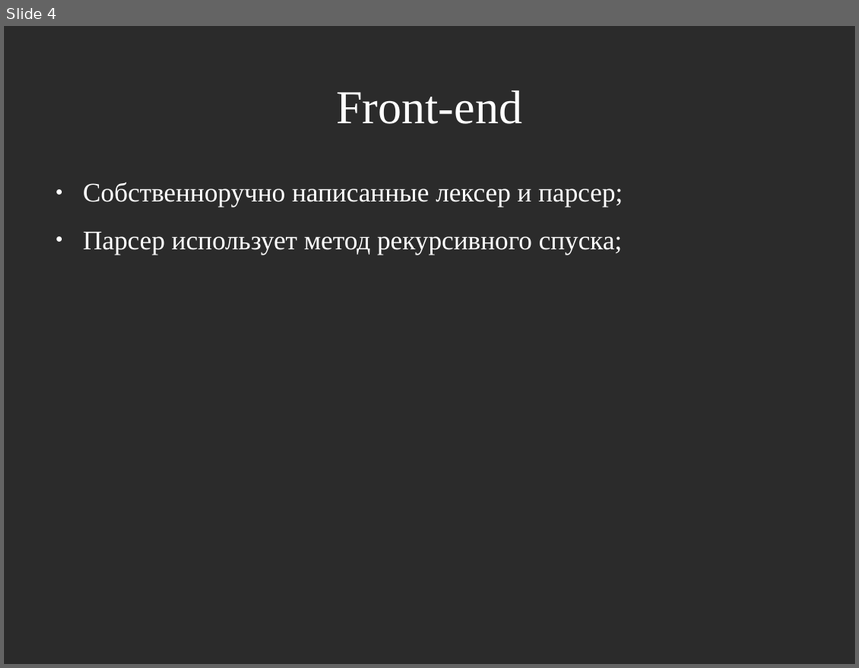
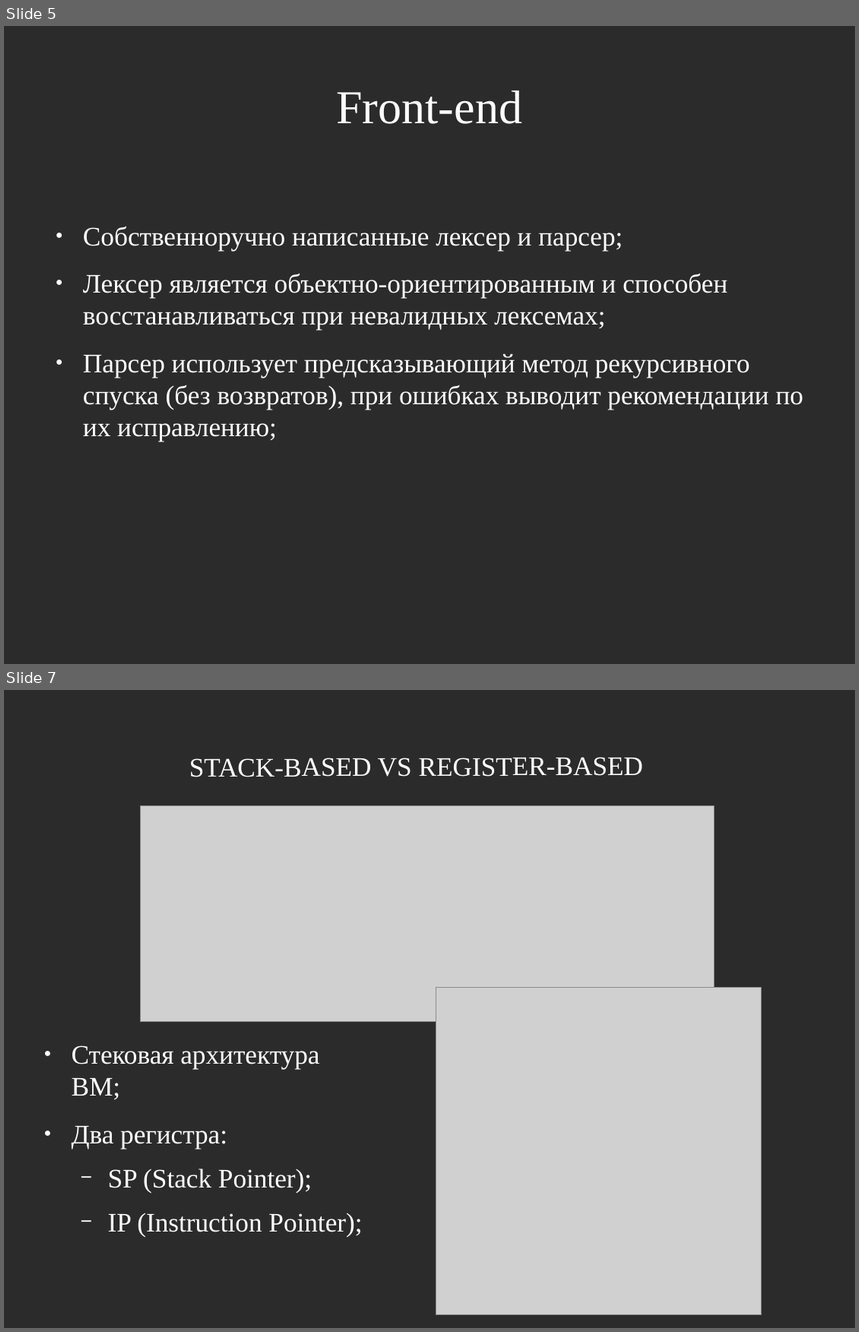
Before and after one commit to masyagin1998/GCI, a slide deck: docs/presentation.odp. Shown one above the other, each under a label of ours: slide 4 before the commit, slides 5 and 7 after it; the slides between them are not shown. The pictures are 859x668 and 859x1332 pixels, drawn with LibreOffice and Linux fonts; fonts in the diff are those of the drawing; grey boxes stand for pictures; background and template pictures are left out; a plain dark background stands for a picture behind light text. Boxes give left, top, right and bottom in pixels: in the first picture for what was removed or moved away, otherwise in the second. Text is boxed around its words. In the diff, an @@ line names an element or a change of style, - is before the commit and + after.

```diff
--- a/docs/presentation.odp
+++ b/docs/presentation.odp
@@ slide 7 added at (4, 690, 855, 1328), background picture (left out) @@
@@ text added at (189, 757, 643, 777), 25 pt, text #FFFFFF @@
+STACK-BASED VS REGISTER-BASED
@@ picture added at (140, 806, 715, 1022) @@
@@ picture added at (436, 988, 762, 1315) @@
@@ text added at (72, 1046, 362, 1237), 25 pt, text #FFFFFF @@
+● Стековая архитектура ВМ;
+● Два регистра:
+  − SP (Stack Pointer);
+  − IP (Instruction Pointer);
@@ what was slide 4 is now slide 5 @@
@@ slide 5 changed as well @@
@@ text "Собственноручно написанные лексер и парсер;": place and size @@
-text "Собственноручно написанные лексер и парсер;" at (83, 182, 623, 255)
+text "Собственноручно написанные лексер и парсер;" at (83, 226, 804, 442)
@@ text at (83, 274, 804, 442): text changed @@
-● Парсер использует метод рекурсивного спуска;
+● Лексер является объектно-ориентированным и способен восстанавливаться при невалидных лексемах;
+● Парсер использует предсказывающий метод рекурсивного спуска (без возвратов), при ошибках выводит рекомендации по их исправлению;
```
Also in this commit, not shown: 4 other slides changed, 5 other slides added, 7 slides removed, 38 other files.
